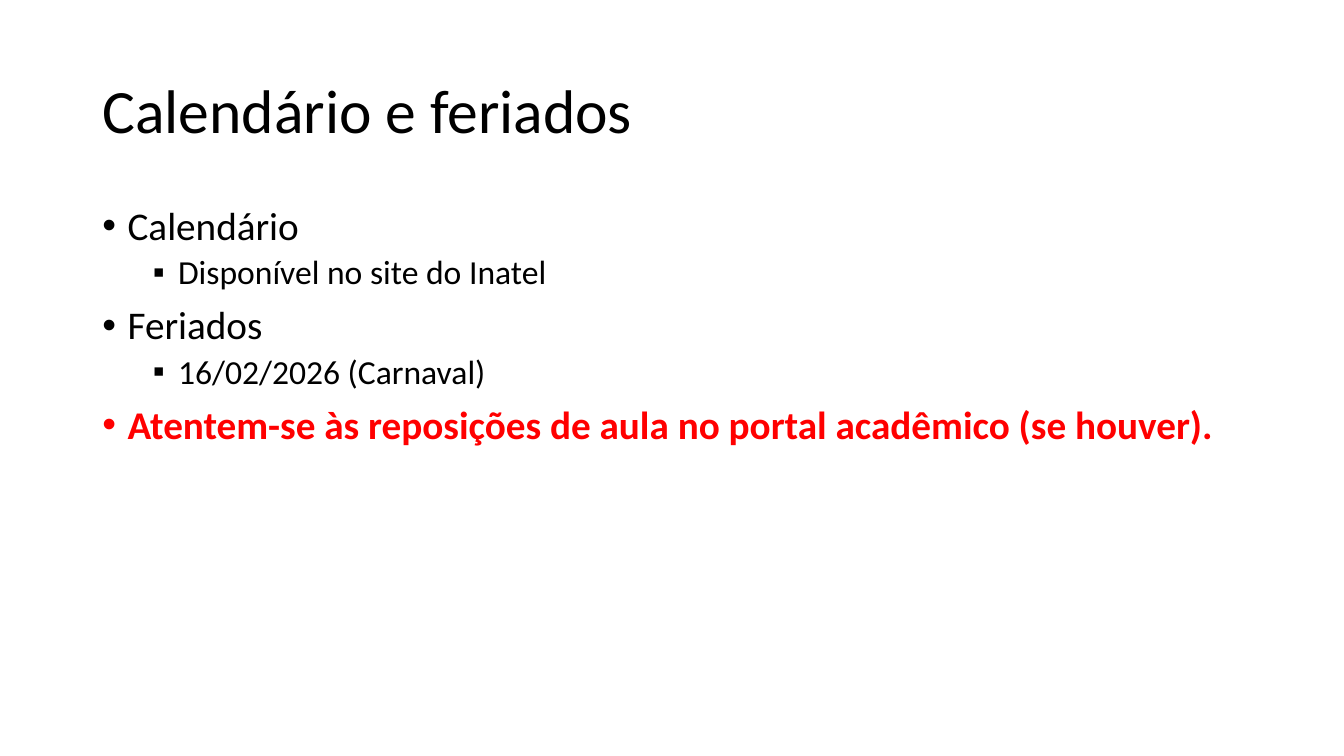
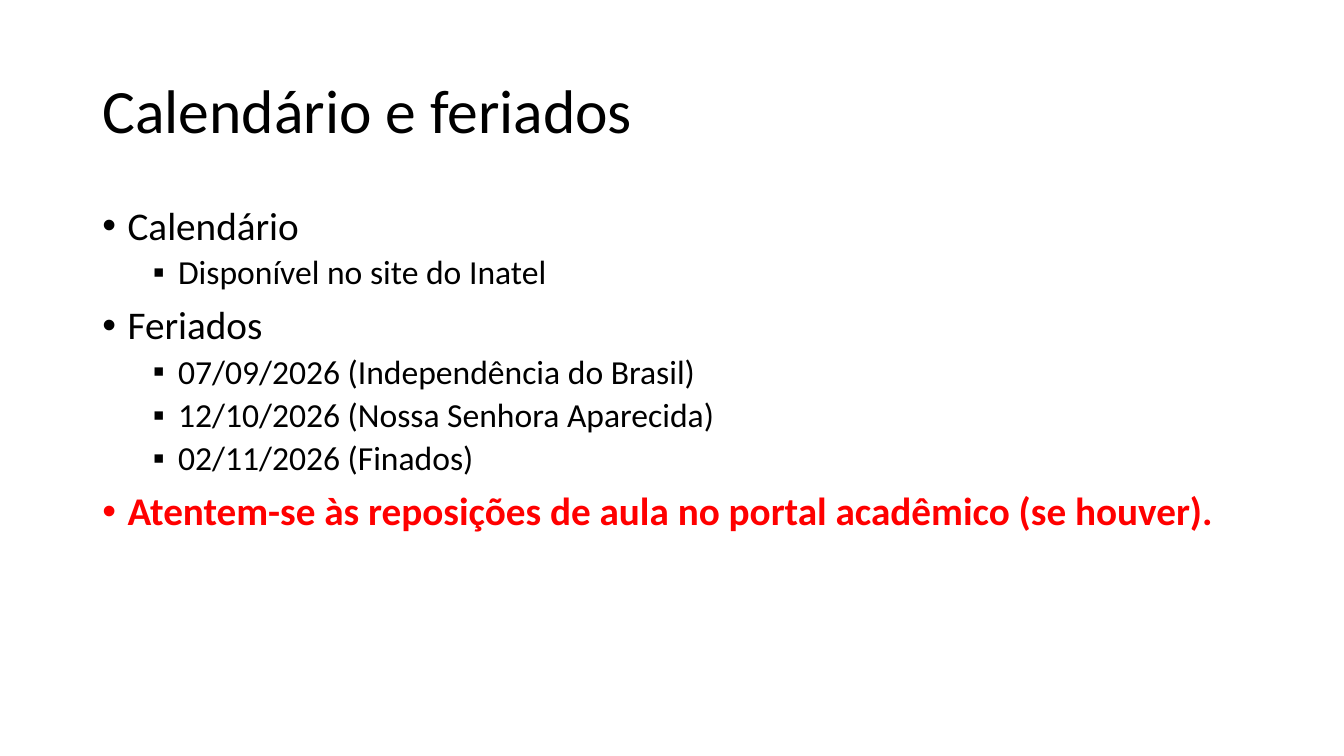
Before and after one commit to zz4fap/c24_inteligencia_artificial, a slide deck: slide 8 of slides/C24_Introdução.pptx. Drawn at 1344x756 pixels with LibreOffice and Linux fonts; fonts in the diff are those of the drawing. Boxes give left, top, right and bottom in pixels: in the first picture for what was removed or moved away, otherwise in the second. Text is boxed around its words. In the diff, an @@ line names an element or a change of style, - is before the commit and + after.

```diff
--- a/slides/C24_Introdução.pptx
+++ b/slides/C24_Introdução.pptx
@@ text at [178, 359, 714, 475]: text changed @@
-  ▪ 16/02/2026 (Carnaval)
+  ▪ 07/09/2026 (Independência do Brasil)
+  ▪ 12/10/2026 (Nossa Senhora Aparecida)
+  ▪ 02/11/2026 (Finados)
```
Also in this commit, not shown: 4 other slides changed, 1 slide added, 1 other file.
